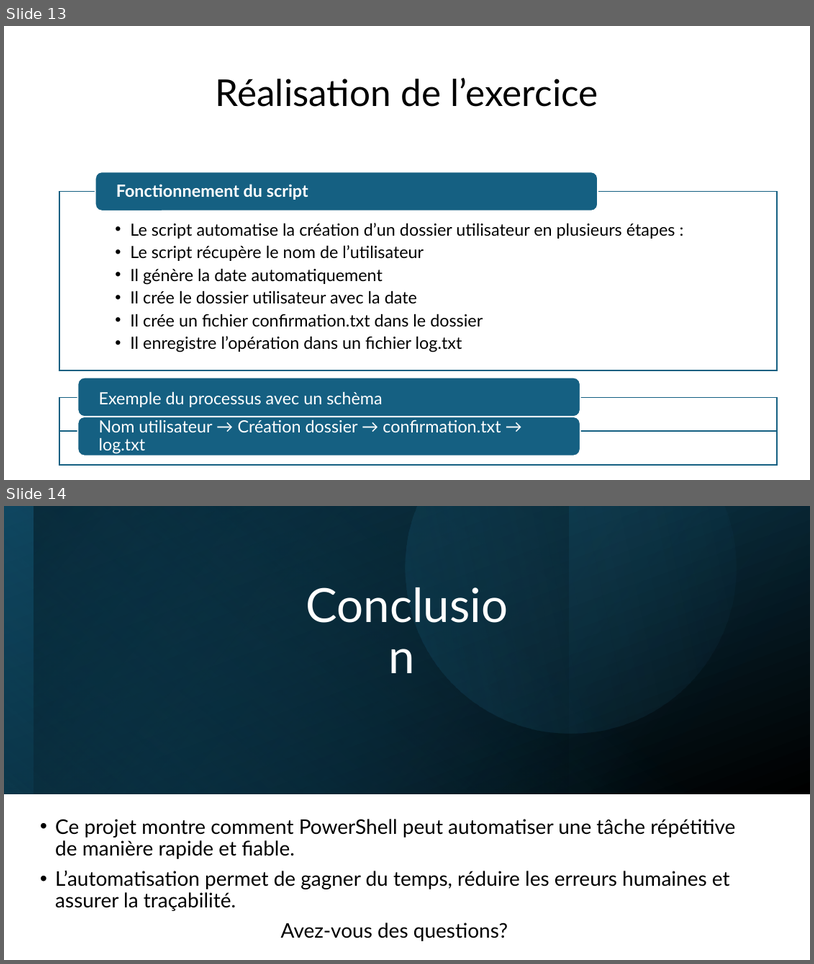
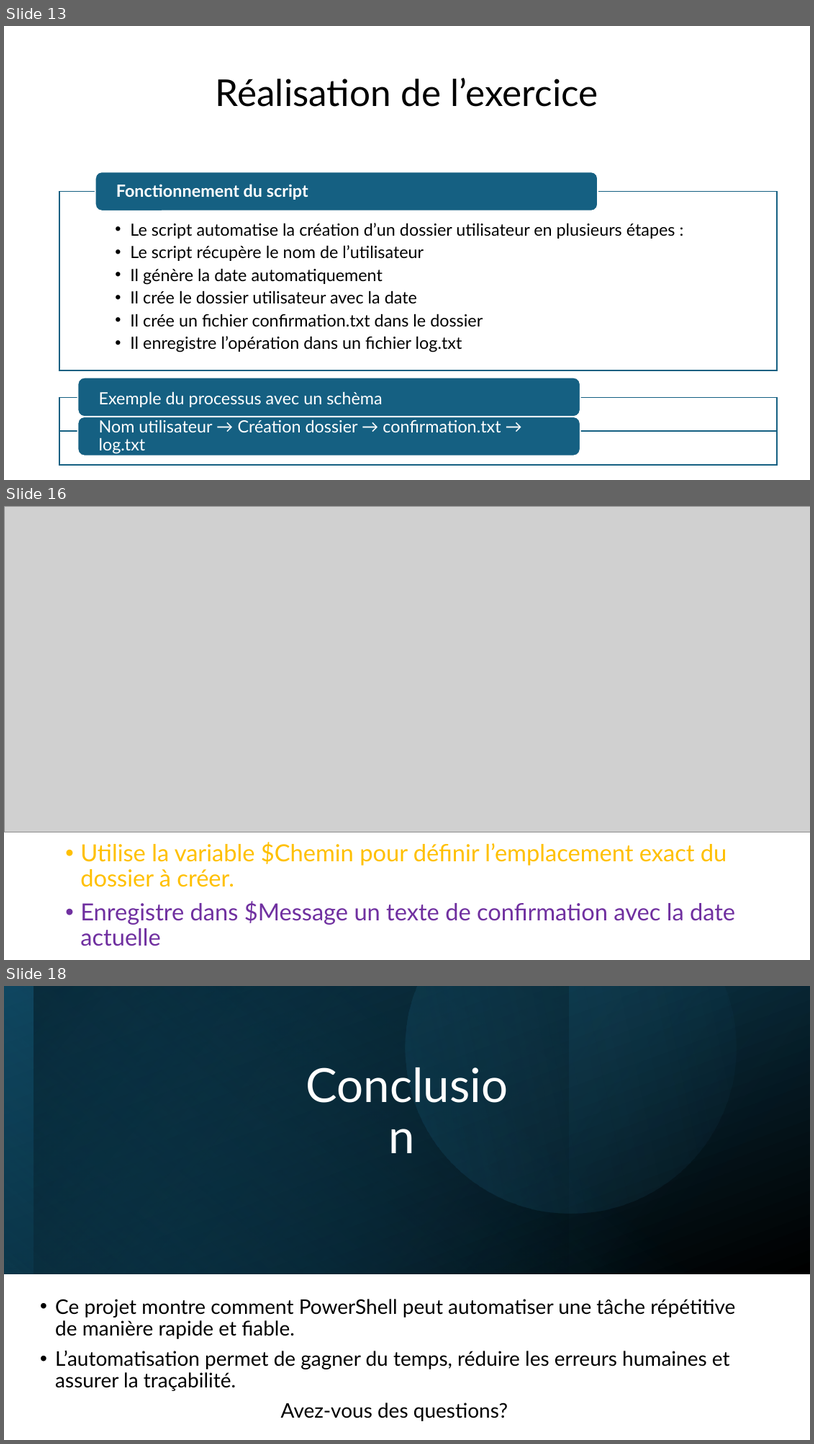
Before and after one commit to Lucas-santosL/MA-18_projet, a slide deck: 2ème partie/MA-18_partie2.pptx. Shown one above the other, each under a label of ours: slides 13 and 14 before the commit, slides 13, 16 and 18 after it; the slides between them are not shown. The pictures are 814x964 and 814x1444 pixels, drawn with LibreOffice and Linux fonts; fonts in the diff are those of the drawing; grey boxes stand for pictures. Boxes give left, top, right and bottom in pixels: in the first picture for what was removed or moved away, otherwise in the second. Text is boxed around its words. In the diff, an @@ line names an element or a change of style, - is before the commit and + after.

```diff
--- a/2ème partie/MA-18_partie2.pptx
+++ b/2ème partie/MA-18_partie2.pptx
@@ slide 16 added at bbox=[4, 506, 810, 960], background #FFFFFF @@
@@ picture added at bbox=[4, 506, 810, 832] @@
@@ text added at bbox=[80, 842, 736, 946], 28 pt, text #FFC000 @@
+• Utilise la variable $Chemin pour définir l’emplacement exact du dossier à créer.
+• Enregistre dans $Message un texte de confirmation avec la date actuelle
@@ what was slide 14 is now slide 18 @@
```
Also in this commit, not shown: 1 slide changed, 3 other slides added.
